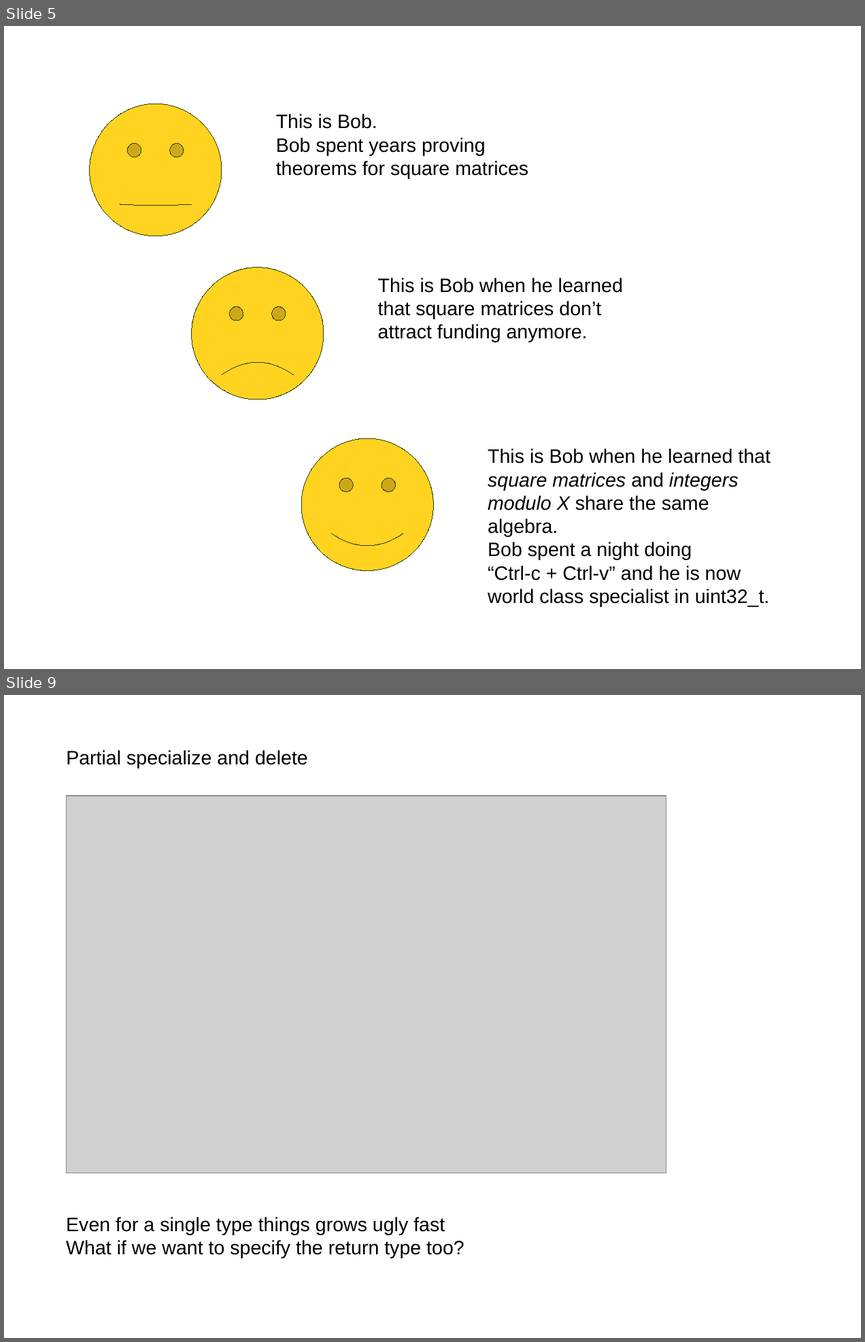
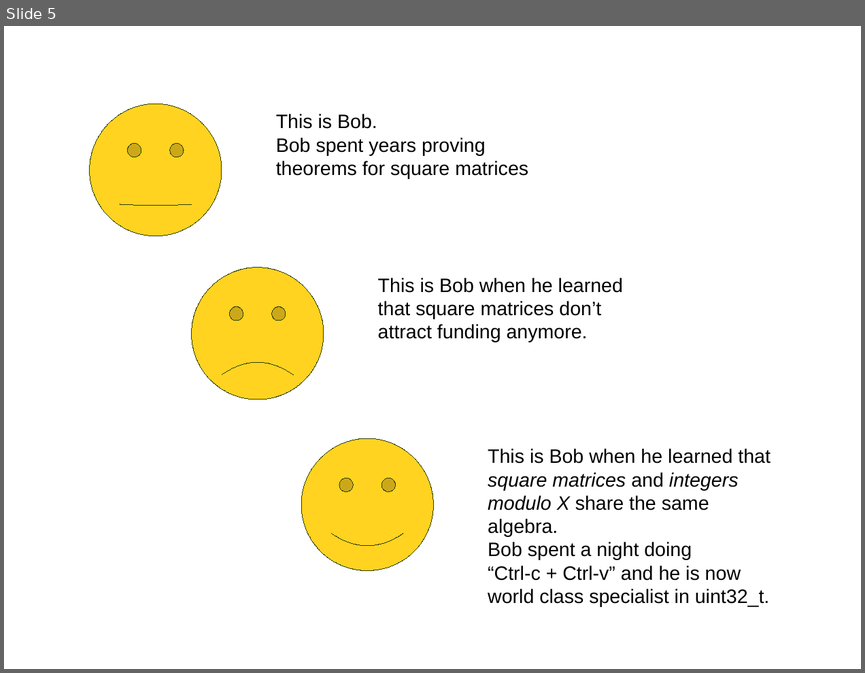
Before and after one commit to akalenuk/templates-experiments, a slide deck: templates.odp. Shown one above the other, each under a label of ours: slides 5 and 9 before the commit, slide 5 after it; the slides between them are not shown. The pictures are 865x1342 and 865x673 pixels, drawn with LibreOffice and Linux fonts; fonts in the diff are those of the drawing; grey boxes stand for pictures. Boxes give left, top, right and bottom in pixels: in the first picture for what was removed or moved away, otherwise in the second. Text is boxed around its words. In the diff, an @@ line names an element or a change of style, - is before the commit and + after.

```diff
--- a/templates.odp
+++ b/templates.odp
@@ slide 9 removed at box(4, 695, 861, 1338), background #FFFFFF @@
@@ text removed at box(66, 750, 308, 768) @@
-Partial specialize and delete
@@ picture removed at box(66, 795, 666, 1172) @@
@@ text removed at box(66, 1217, 464, 1258) @@
-Even for a single type things grows ugly fast
-What if we want to specify the return type too?
```
Also in this commit, not shown: 14 slides changed, 1 slide added.
